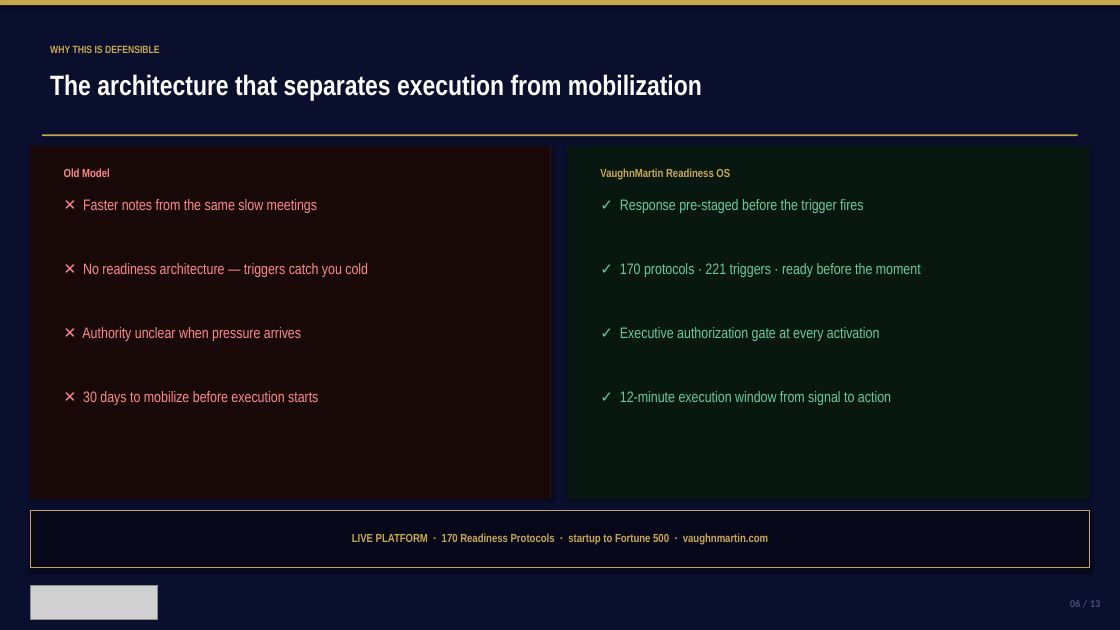
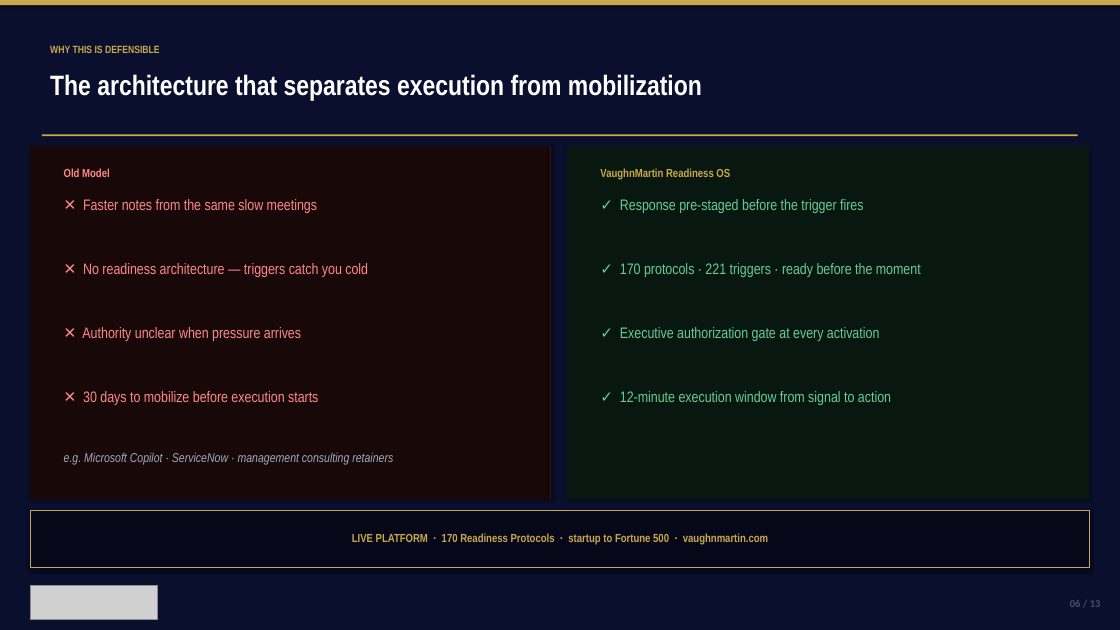
Before and after one commit to mbrunke18/CodePlatform1, a slide deck: slide 6 of attached_assets/VaughnMartin-Investor-Deck-v11-final.pptx. Drawn at 1120x630 pixels with LibreOffice and Linux fonts; fonts in the diff are those of the drawing; grey boxes stand for pictures. Boxes give left, top, right and bottom in pixels: in the first picture for what was removed or moved away, otherwise in the second. Text is boxed around its words. In the diff, an @@ line names an element or a change of style, - is before the commit and + after.

```diff
--- a/attached_assets/VaughnMartin-Investor-Deck-v11-final.pptx
+++ b/attached_assets/VaughnMartin-Investor-Deck-v11-final.pptx
@@ text added at <box>64,452,393,465</box>, 11 pt, text #A0AAC0, italic @@
+e.g. Microsoft Copilot · ServiceNow · management consulting retainers
```
Also in this commit, not shown: 1 other slide changed, 2 other files.
